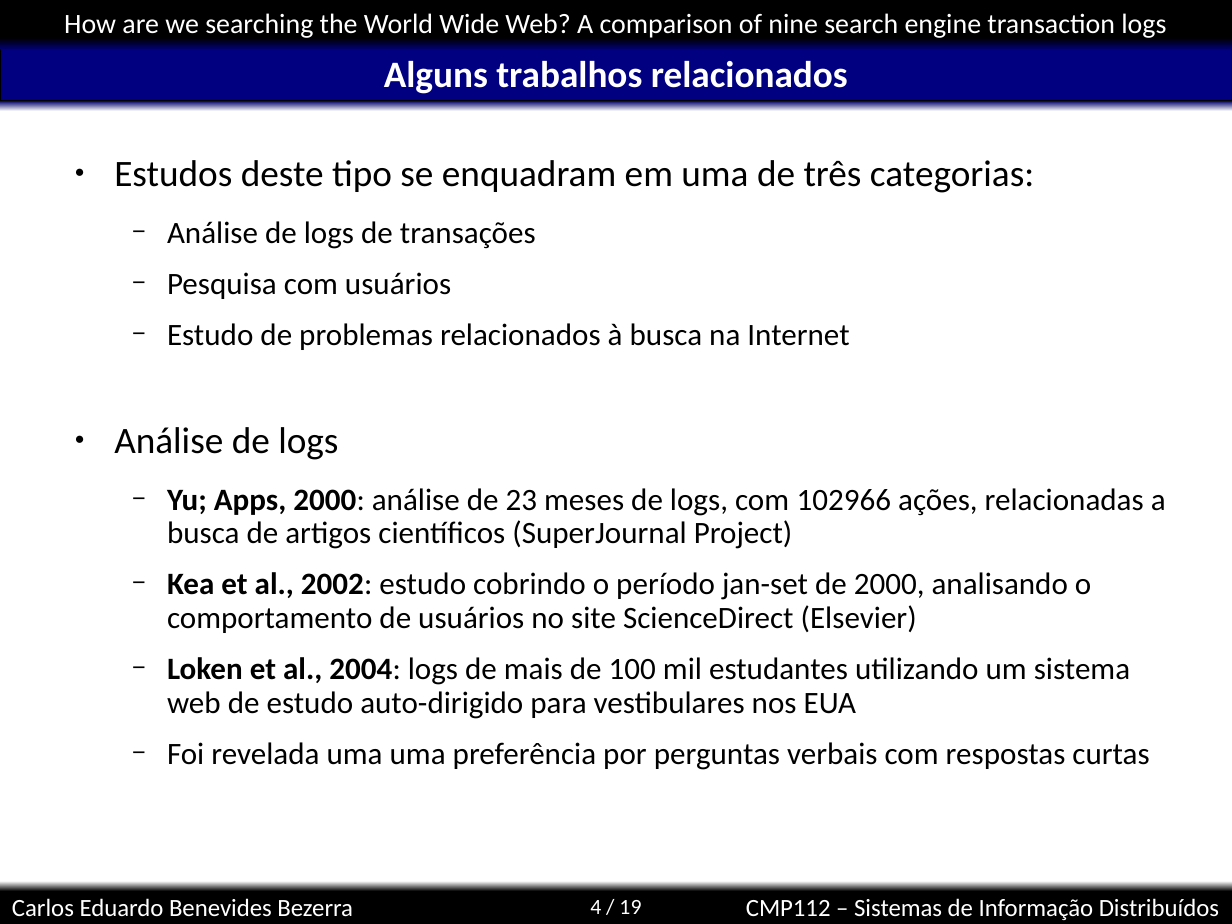
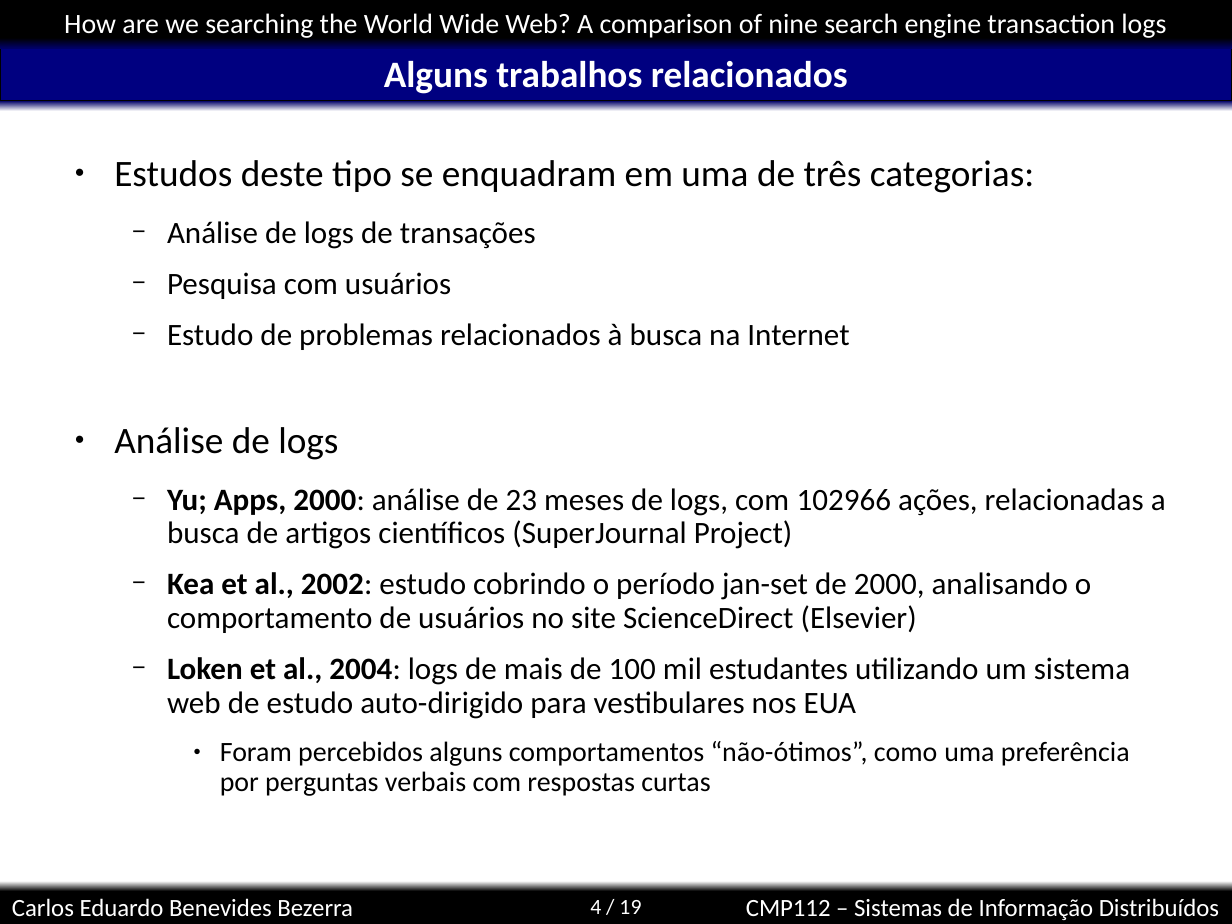
Before and after one commit to kdubezerra/kdubezerra, a slide deck: slide 4 of disciplinas/cmp112/artigohow.ppt. Drawn at 1232x924 pixels with LibreOffice and Linux fonts; fonts in the diff are those of the drawing; background and template pictures are left out. Boxes give left, top, right and bottom in pixels: in the first picture for what was removed or moved away, otherwise in the second. Text is boxed around its words. In the diff, an @@ line names an element or a change of style, - is before the commit and + after.

```diff
--- a/disciplinas/cmp112/artigohow.ppt
+++ b/disciplinas/cmp112/artigohow.ppt
@@ text at (x1=220, y1=741, x2=1130, y2=796): text changed; size 20 to 18 pt @@
-  − Foi revelada uma uma preferência por perguntas verbais com respostas curtas
+    ● Foram percebidos alguns comportamentos “não-ótimos”, como uma preferência por perguntas verbais com respostas curtas
```
Also in this commit, not shown: 2 other slides changed.
